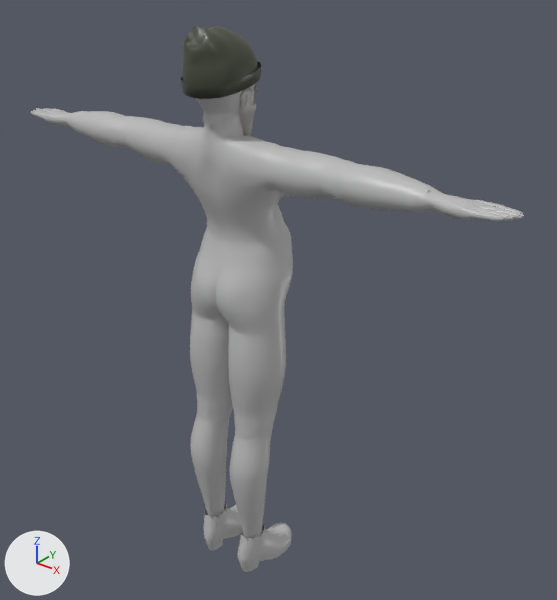
What one commit did to the glTF model assets/models/npc/biggie.glb.
Camera for both pictures: a camera (50 mm lens) standing at (1.51, -1.67, 2.14) and looking at (0.06, 0.15, 1.01). The axes (+X, +Y, +Z) are drawn at lower left. The lights are the same throughout. The first picture is the older version. Vertices at exactly the same position are counted once.

In view in the first picture: 'Beanie', 'Beard', 'Body', 'Boots' and 1 more.
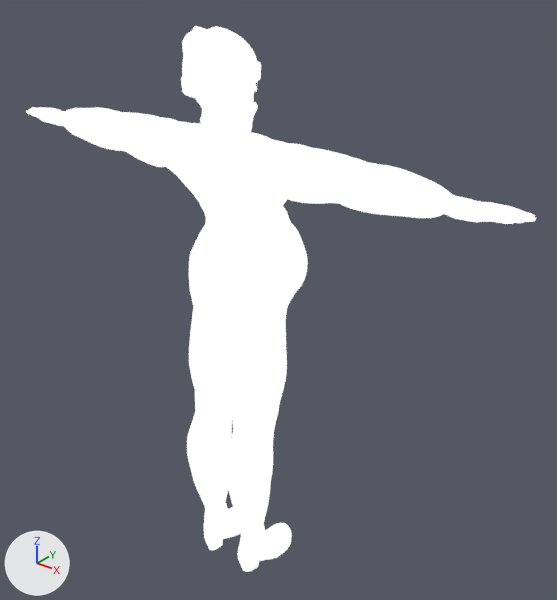
Boxes (x1, y1, x2, y2) around the edits, measured in the pictures (557 x 600 px; the box of a moved part takes in the faces that stretch with it):
```json
{"object": "Body", "change": "recoloured, surface changed, reshaped", "before": [31, 89, 524, 541], "after": [26, 89, 536, 541]}
{"object": "Beanie", "change": "recoloured, surface changed", "before": [181, 26, 261, 99], "after": [181, 26, 261, 99], "on screen": "greyish green to white"}
{"object": "Boots", "change": "recoloured, surface changed", "before": [204, 503, 292, 572], "after": [204, 503, 292, 572], "on screen": "grey to white"}
{"object": "Beard", "change": "recoloured, surface changed", "before": [240, 88, 256, 132], "after": [240, 88, 256, 132], "on screen": "grey to white"}
{"part": 1, "of": "me_body__merged", "change": "moved or reshaped", "before": [31, 108, 524, 526], "after": [26, 107, 536, 527]}
```

The change, as JSON lines over the scene's bpy script:
```json
{"op": "set", "path": "mat_npc_biggie_beanie.base_color", "old": "(0.06, 0.07, 0.045)", "new": "(0.0, 0.0, 0.0)", "note": "greyish green #454b3c -> black #000000"}
{"op": "add", "block": "mat_npc_biggie_beanie", "code": "mat_npc_biggie_beanie.emission_strength = 1.0"}
{"op": "set", "path": "mat_npc_biggie_beard.base_color", "old": "(0.45, 0.44, 0.42)", "new": "(0.0, 0.0, 0.0)", "note": "grey #b3b1ad -> black #000000"}
{"op": "add", "block": "mat_npc_biggie_beard", "code": "mat_npc_biggie_beard.emission_strength = 1.0"}
{"op": "set", "path": "mat_npc_biggie_body.base_color", "old": "(0.5, 0.5, 0.5)", "new": "(0.0, 0.0, 0.0)", "note": "grey #bcbcbc -> black #000000"}
{"op": "set", "path": "mat_npc_biggie_body.metallic", "old": "0.0", "new": "1.0"}
{"op": "add", "block": "mat_npc_biggie_body", "code": "mat_npc_biggie_body.emission_strength = 1.0"}
{"op": "set", "path": "mat_npc_biggie_hair_cap.base_color", "old": "(0.5, 0.5, 0.5)", "new": "(0.0, 0.0, 0.0)", "note": "grey #bcbcbc -> black #000000"}
{"op": "add", "block": "mat_npc_biggie_hair_cap", "code": "mat_npc_biggie_hair_cap.emission_strength = 1.0"}
{"op": "set", "path": "mat_npc_biggie_boots.base_color", "old": "(0.5, 0.5, 0.5)", "new": "(0.0, 0.0, 0.0)", "note": "grey #bcbcbc -> black #000000"}
{"op": "set", "path": "mat_npc_biggie_boots.metallic", "old": "0.0", "new": "1.0"}
{"op": "add", "block": "mat_npc_biggie_boots", "code": "mat_npc_biggie_boots.emission_strength = 1.0"}
{"block": "me_body__merged", "where": "# used by ob_body; location = (0.0, 0.0, 0.0)"}
{"op": "remove", "block": "me_body__merged", "code": "me_body__merged.from_pydata(...)  # 5800 vertices, 11318 faces; spans x -0.91..0.91, y -0.13..0.21, z 0.02..1.86"}
{"op": "add", "block": "me_body__merged", "code": "me_body__merged.from_pydata(...)  # 5800 vertices, 11318 faces; spans x -0.94..0.94, y -0.14..0.27, z 0.02..1.86"}
{"block": "me_body__merged", "change": "me_body__merged part 1: 3410 of 5800 vertices moved; they spanned x -0.91..0.91, y -0.13..0.21, z 0.22..1.67 and now span x -0.94..0.94, y -0.14..0.27, z 0.22..1.67; mean shift (0.0, 0.0, 0.0); largest move (0.0, 0.16, 1.11) -> (0.0, 0.24, 1.1)"}
{"block": "me_body__merged", "change": "other edits to the shape of me_body__merged do not show in these pictures"}
```
